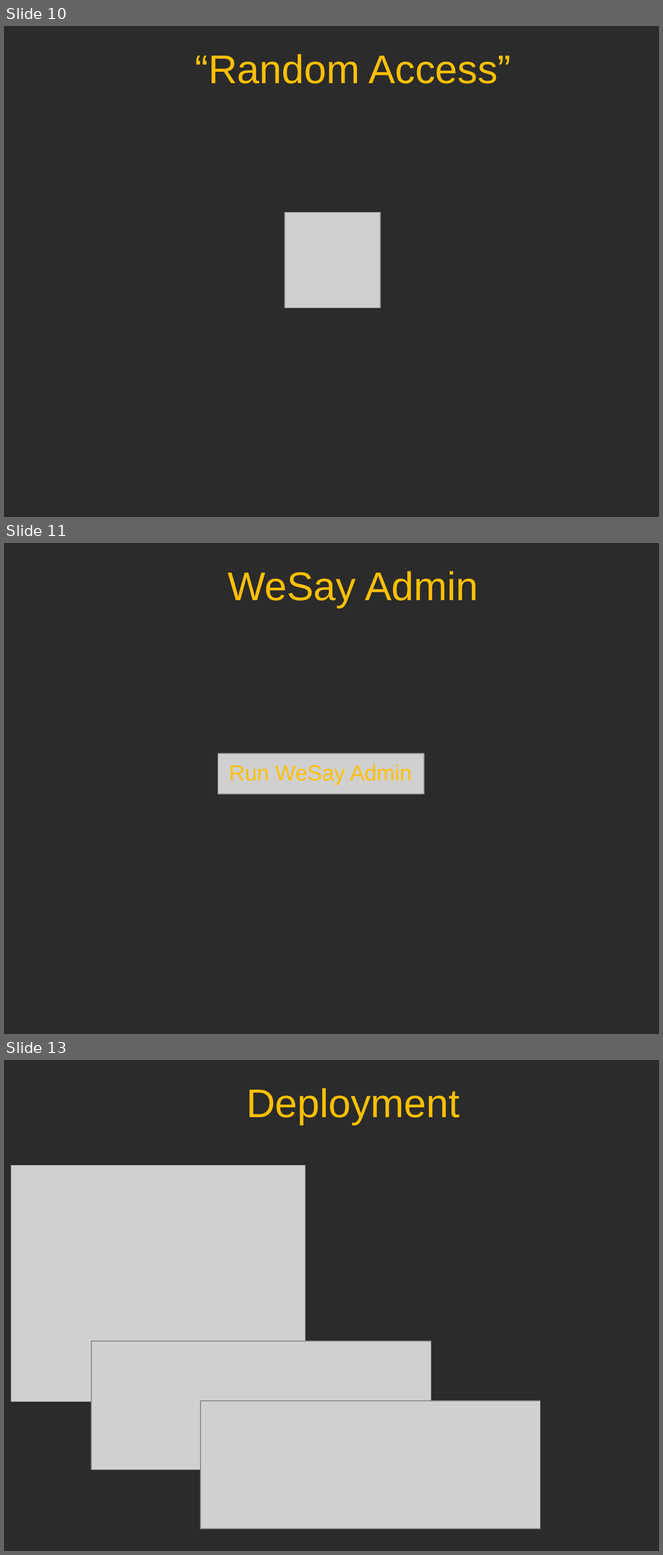
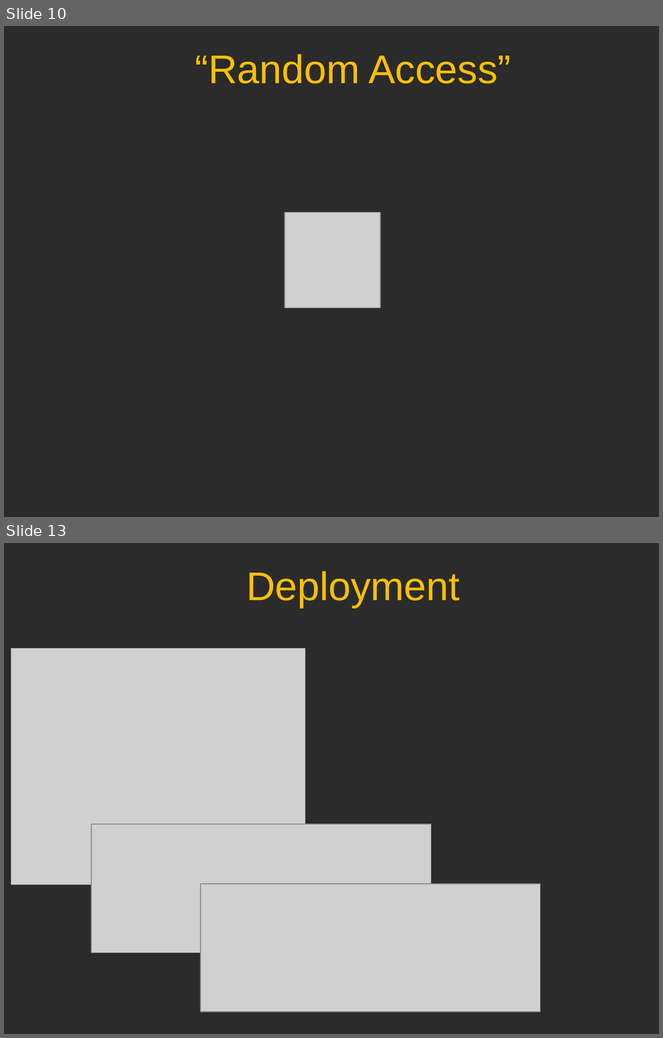
Before and after one commit to sillsdev/wesay, a slide deck: Presentations/CTC2006/V1.ppt. Shown one above the other, each under a label of ours: slides 10, 11 and 13 before the commit, slides 10 and 13 after it; the slides between them are not shown. The pictures are 663x1555 and 663x1038 pixels, drawn with LibreOffice and Linux fonts; fonts in the diff are those of the drawing; grey boxes stand for pictures; background and template pictures are left out; a plain dark background stands for a picture behind light text. Boxes give left, top, right and bottom in pixels: in the first picture for what was removed or moved away, otherwise in the second. Text is boxed around its words. In the diff, an @@ line names an element or a change of style, - is before the commit and + after.

```diff
--- a/Presentations/CTC2006/V1.ppt
+++ b/Presentations/CTC2006/V1.ppt
@@ slide 11 removed at bbox=[4, 543, 659, 1034], background picture (left out) @@
@@ title removed at bbox=[228, 571, 478, 608] @@
-WeSay Admin
@@ picture removed at bbox=[218, 753, 425, 794] @@
@@ text removed at bbox=[229, 765, 412, 785] @@
-Run WeSay Admin
```
Also in this commit, not shown: 3 slides changed, 3 slides added, 3 other slides removed, 3 other files.
